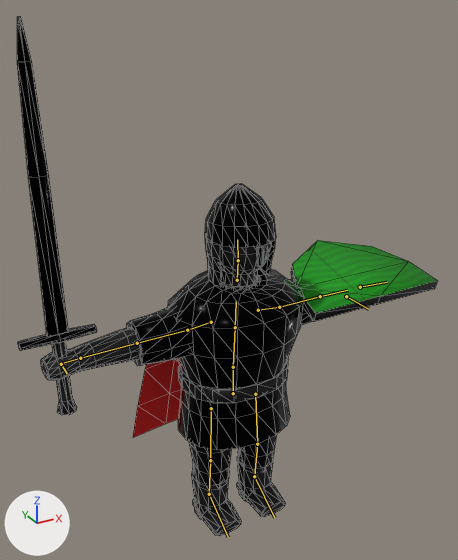
An edit to the glTF model public/models/units/swordsman_rigged.glb, drawn before and after from the same camera.
Rendered twice from a camera (50 mm lens) standing at (-0.467, -0.834, 0.885) and looking at (0.028, 0.068, 0.434). The axes (+X, +Y, +Z) are drawn at lower left. The lights are the same throughout. The picture after the commit comes second. The bones that change, and the others that lie on the model, are drawn over the model as lines. Mesh edges are drawn as thin lines.

Names of what the first picture shows: 'MedievalSwordsman', 'Shield', 'SwordWeapon'.
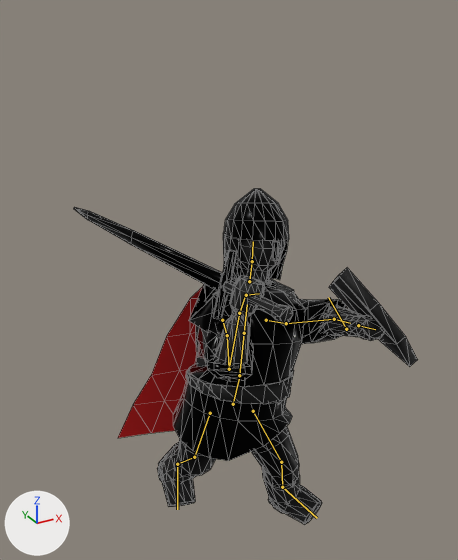
The newer file adds an action. The first version stands in its rest pose; the second is drawn at frame 8 of the action 'attack_swing'.

Boxes (x1, y1, x2, y2) around the edits, measured in the pictures (458 x 560 px):
```json
{"object": "MedievalSwordsman", "change": "posed", "before": [41, 184, 313, 536], "after": [118, 189, 384, 524]}
{"object": "SwordWeapon", "change": "posed", "before": [17, 17, 97, 415], "after": [74, 207, 293, 325], "on screen": "172% wider, 70% shorter"}
{"object": "Shield", "change": "posed", "before": [291, 240, 437, 322], "after": [329, 268, 418, 367], "on screen": "39% narrower, 20% taller"}
{"bone": "pelvis", "before": "(233, 393) to (233, 370)", "after": "(233, 404) to (239, 379)"}
{"bone": "spine", "before": "(233, 367) to (235, 327)", "after": "(239, 375) to (244, 333)"}
{"bone": "chest", "before": "(235, 327) to (236, 301)", "after": "(244, 333) to (247, 304)"}
{"bone": "neck", "before": "(237, 280) to (238, 260)", "after": "(249, 281) to (252, 261)"}
{"bone": "head", "before": "(238, 260) to (237, 239)", "after": "(252, 261) to (253, 241)"}
{"bone": "shoulder_L", "before": "(258, 310) to (279, 307)", "after": "(266, 320) to (286, 323)"}
{"bone": "upperArm_L", "before": "(279, 307) to (320, 296)", "after": "(286, 323) to (334, 319)"}
{"bone": "forearm_L", "before": "(320, 296) to (347, 290)", "after": "(334, 319) to (350, 323)"}
{"bone": "shieldSocket", "before": "(346, 296) to (368, 309)", "after": "(346, 329) to (328, 297)"}
{"bone": "shoulder_R", "before": "(211, 322) to (187, 330)", "after": "(222, 320) to (227, 335)"}
{"bone": "upperArm_R", "before": "(187, 330) to (137, 343)", "after": "(227, 335) to (229, 369)"}
{"bone": "forearm_R", "before": "(137, 343) to (80, 358)", "after": "(229, 369) to (239, 313)"}
{"bone": "hand_R", "before": "(80, 358) to (61, 363)", "after": "(239, 313) to (245, 295)"}
{"bone": "weaponSocket", "before": "(61, 364) to (67, 373)", "after": "(246, 295) to (259, 293)"}
{"bone": "thigh_L", "before": "(255, 394) to (257, 444)", "after": "(253, 411) to (281, 462)"}
{"bone": "shin_L", "before": "(257, 444) to (254, 476)", "after": "(281, 462) to (282, 487)"}
{"bone": "foot_L", "before": "(254, 476) to (274, 517)", "after": "(282, 487) to (317, 518)"}
{"bone": "thigh_R", "before": "(211, 408) to (210, 460)", "after": "(210, 413) to (194, 457)"}
{"bone": "shin_R", "before": "(210, 460) to (209, 494)", "after": "(194, 457) to (177, 464)"}
{"bone": "foot_R", "before": "(209, 494) to (228, 537)", "after": "(177, 464) to (177, 509)"}
```

Scene script edits in JSON lines:
```json
{"block": "bone_pelvis", "where": "bone_pelvis = bpy.data.objects['SwordsmanArmature'].pose.bones['pelvis']  # child of 'root'"}
{"op": "set", "path": "bone_pelvis.location", "old": "(0.0, 0.0, 0.0)", "new": "(0.0, -0.022, 0.0)"}
{"op": "set", "path": "bone_pelvis.rotation_quaternion", "old": "(1.0, 0.0, 0.0, 0.0)", "new": "(0.99, -0.03, 0.004, -0.139)", "note": "degrees (0, 0, 0) -> degrees (-3, 0, -16)"}
{"block": "bone_spine", "where": "bone_spine = bpy.data.objects['SwordsmanArmature'].pose.bones['spine']  # child of 'pelvis'"}
{"op": "set", "path": "bone_spine.rotation_quaternion", "old": "(1.0, 0.0, 0.0, 0.0)", "new": "(0.996, -0.06, -0.004, 0.06)", "note": "degrees (0, 0, 0) -> degrees (-7, 0, 7)"}
{"block": "bone_chest", "where": "bone_chest = bpy.data.objects['SwordsmanArmature'].pose.bones['chest']  # child of 'spine'"}
{"op": "set", "path": "bone_chest.rotation_quaternion", "old": "(1.0, 0.0, 0.0, 0.0)", "new": "(0.998, -0.05, 0.002, -0.04)", "note": "degrees (0, 0, 0) -> degrees (-6, 0, -5)"}
{"block": "bone_neck", "where": "bone_neck = bpy.data.objects['SwordsmanArmature'].pose.bones['neck']  # child of 'chest'"}
{"op": "set", "path": "bone_neck.rotation_quaternion", "old": "(1.0, 0.0, 0.0, 0.0)", "new": "(1.0, 0.014, -0.004, -0.006)", "note": "degrees (0, 0, 0) -> degrees (2, 0, -1)"}
{"block": "bone_head", "where": "bone_head = bpy.data.objects['SwordsmanArmature'].pose.bones['head']  # child of 'neck'"}
{"op": "set", "path": "bone_head.rotation_quaternion", "old": "(1.0, 0.0, 0.0, 0.0)", "new": "(0.998, 0.05, 0.002, 0.05)", "note": "degrees (0, 0, 0) -> degrees (6, 0, 6)"}
{"block": "bone_shoulder_l", "where": "bone_shoulder_l = bpy.data.objects['SwordsmanArmature'].pose.bones['shoulder_L']  # child of 'chest'"}
{"op": "set", "path": "bone_shoulder_l.rotation_quaternion", "old": "(1.0, 0.0, 0.0, 0.0)", "new": "(1.0, -0.022, 0.003, -0.014)", "note": "degrees (0, 0, 0) -> degrees (-2, 0, -2)"}
{"block": "bone_upperarm_l", "where": "bone_upperarm_l = bpy.data.objects['SwordsmanArmature'].pose.bones['upperArm_L']  # child of 'shoulder_L'"}
{"op": "set", "path": "bone_upperarm_l.rotation_quaternion", "old": "(1.0, 0.0, 0.0, 0.0)", "new": "(0.913, 0.083, -0.096, -0.387)", "note": "degrees (0, 0, 0) -> degrees (13, -6, -47)"}
{"block": "bone_forearm_l", "where": "bone_forearm_l = bpy.data.objects['SwordsmanArmature'].pose.bones['forearm_L']  # child of 'upperArm_L'"}
{"op": "set", "path": "bone_forearm_l.rotation_quaternion", "old": "(1.0, 0.0, 0.0, 0.0)", "new": "(0.863, -0.211, -0.174, -0.424)", "note": "degrees (0, 0, 0) -> degrees (-14, -29, -49)"}
{"block": "bone_shieldsocket", "where": "bone_shieldsocket = bpy.data.objects['SwordsmanArmature'].pose.bones['shieldSocket']  # child of 'forearm_L'"}
{"op": "set", "path": "bone_shieldsocket.rotation_quaternion", "old": "(1.0, 0.0, 0.0, 0.0)", "new": "(0.932, 0.286, -0.095, -0.2)", "note": "degrees (0, 0, 0) -> degrees (35, -4, -25)"}
{"block": "bone_shoulder_r", "where": "bone_shoulder_r = bpy.data.objects['SwordsmanArmature'].pose.bones['shoulder_R']  # child of 'chest'"}
{"op": "set", "path": "bone_shoulder_r.rotation_quaternion", "old": "(1.0, 0.0, 0.0, 0.0)", "new": "(0.677, -0.515, 0.442, 0.283)", "note": "degrees (0, 0, 0) -> degrees (-80, 63, -9)"}
{"block": "bone_upperarm_r", "where": "bone_upperarm_r = bpy.data.objects['SwordsmanArmature'].pose.bones['upperArm_R']  # child of 'shoulder_R'"}
{"op": "set", "path": "bone_upperarm_r.rotation_quaternion", "old": "(1.0, 0.0, 0.0, 0.0)", "new": "(1.0, 0.018, -0.017, 0.002)", "note": "degrees (0, 0, 0) -> degrees (2, -2, 0)"}
{"block": "bone_forearm_r", "where": "bone_forearm_r = bpy.data.objects['SwordsmanArmature'].pose.bones['forearm_R']  # child of 'upperArm_R'"}
{"op": "set", "path": "bone_forearm_r.rotation_quaternion", "old": "(1.0, 0.0, 0.0, 0.0)", "new": "(0.593, -0.017, 0.011, 0.805)", "note": "degrees (0, 0, 0) -> degrees (0, 2, 107)"}
{"block": "bone_hand_r", "where": "bone_hand_r = bpy.data.objects['SwordsmanArmature'].pose.bones['hand_R']  # child of 'forearm_R'"}
{"op": "set", "path": "bone_hand_r.rotation_quaternion", "old": "(1.0, 0.0, 0.0, 0.0)", "new": "(0.619, -0.113, -0.777, -0.008)", "note": "degrees (0, 0, 0) -> degrees (29, -105, -39)"}
{"block": "bone_weaponsocket", "where": "bone_weaponsocket = bpy.data.objects['SwordsmanArmature'].pose.bones['weaponSocket']  # child of 'hand_R'"}
{"op": "set", "path": "bone_weaponsocket.rotation_quaternion", "old": "(1.0, 0.0, 0.0, 0.0)", "new": "(0.9, 0.435, -0.008, 0.0)", "note": "degrees (0, 0, 0) -> degrees (52, -1, 0)"}
{"block": "bone_thigh_l", "where": "bone_thigh_l = bpy.data.objects['SwordsmanArmature'].pose.bones['thigh_L']  # child of 'pelvis'"}
{"op": "set", "path": "bone_thigh_l.rotation_quaternion", "old": "(1.0, 0.0, 0.0, 0.0)", "new": "(0.942, -0.202, 0.017, -0.266)", "note": "degrees (0, 0, 0) -> degrees (-23, -4, -31)"}
{"block": "bone_shin_l", "where": "bone_shin_l = bpy.data.objects['SwordsmanArmature'].pose.bones['shin_L']  # child of 'thigh_L'"}
{"op": "set", "path": "bone_shin_l.rotation_quaternion", "old": "(1.0, 0.0, 0.0, 0.0)", "new": "(0.956, 0.292, 0.0, 0.0)", "note": "degrees (0, 0, 0) -> degrees (34, 0, 0)"}
{"block": "bone_foot_l", "where": "bone_foot_l = bpy.data.objects['SwordsmanArmature'].pose.bones['foot_L']  # child of 'shin_L'"}
{"op": "set", "path": "bone_foot_l.rotation_quaternion", "old": "(1.0, 0.0, 0.0, 0.0)", "new": "(0.994, -0.035, 0.004, -0.104)", "note": "degrees (0, 0, 0) -> degrees (-4, 0, -12)"}
{"block": "bone_thigh_r", "where": "bone_thigh_r = bpy.data.objects['SwordsmanArmature'].pose.bones['thigh_R']  # child of 'pelvis'"}
{"op": "set", "path": "bone_thigh_r.rotation_quaternion", "old": "(1.0, 0.0, 0.0, 0.0)", "new": "(-0.985, -0.156, 0.011, 0.069)", "note": "degrees (0, 0, 0) -> degrees (18, 0, -8)"}
{"block": "bone_shin_r", "where": "bone_shin_r = bpy.data.objects['SwordsmanArmature'].pose.bones['shin_R']  # child of 'thigh_R'"}
{"op": "set", "path": "bone_shin_r.rotation_quaternion", "old": "(1.0, 0.0, 0.0, 0.0)", "new": "(0.974, 0.225, 0.0, 0.0)", "note": "degrees (0, 0, 0) -> degrees (26, 0, 0)"}
{"block": "bone_foot_r", "where": "bone_foot_r = bpy.data.objects['SwordsmanArmature'].pose.bones['foot_R']  # child of 'shin_R'"}
{"op": "set", "path": "bone_foot_r.rotation_quaternion", "old": "(1.0, 0.0, 0.0, 0.0)", "new": "(0.996, -0.07, -0.004, 0.052)", "note": "degrees (0, 0, 0) -> degrees (-8, 0, 6)"}
```
